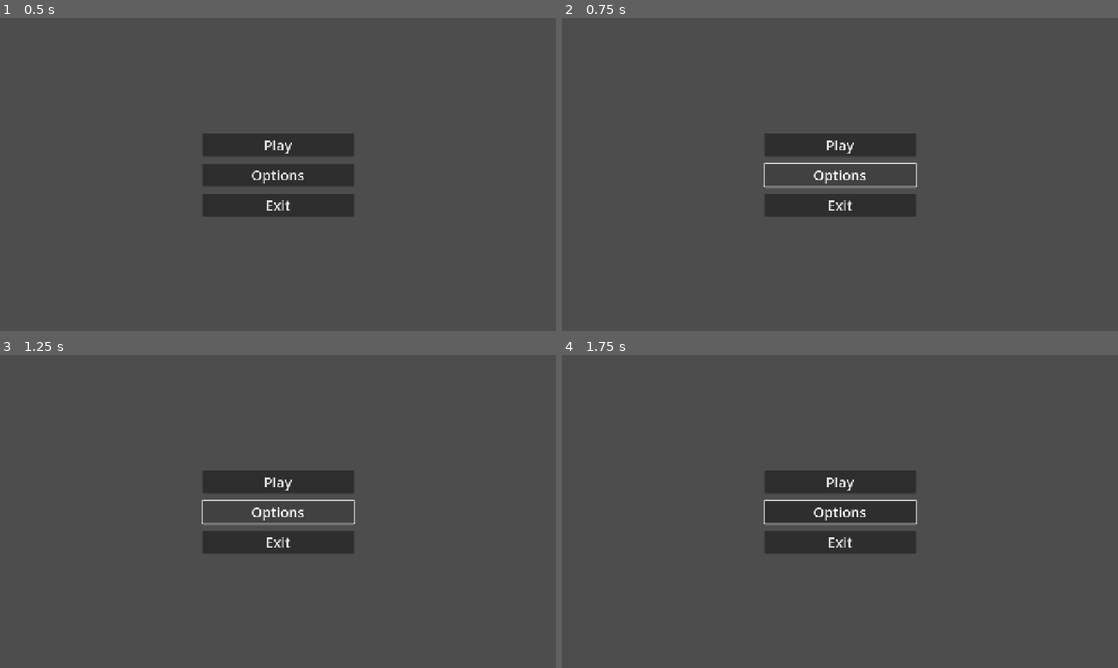
Above: before the commit, frames 1-4 (two rows, left to right).
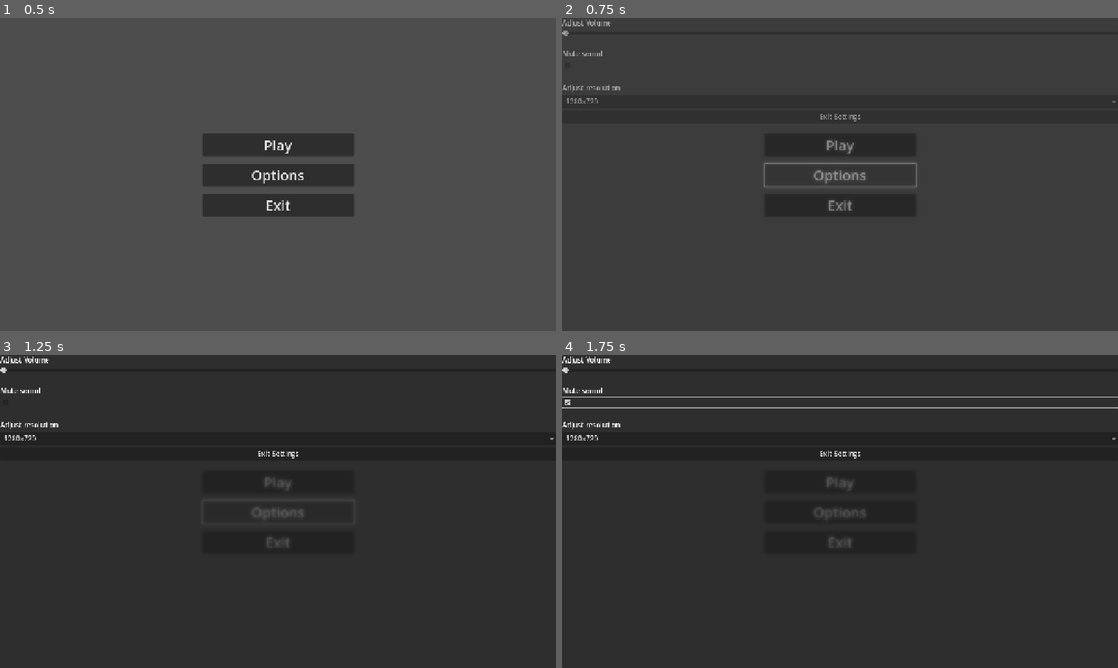
Above: after the commit, the same moments.

Repository: ToastedTeam/CaveGame
Game: Godot game, scene res://scenes/main_menu.tscn
The game is run twice, just before and just after one commit, with the same random seed, the same clock (stepped at 60 frames per second) and the same inputs. The engine's default icon, where the game draws it, is replaced by a stand-in: a white triangle on a blue panel in a dark square.
Inputs (mouse positions are in pixels of both pictures, inside the frame that each line leads up to):
- Up to frame 1 (0.5 s): no input
- Up to frame 2 (0.75 s): click "Options" at 0.5 s
- Up to frame 3 (1.25 s): no input
- Up to frame 4 (1.75 s): click (840, 401) at 1.27 s

Frame 1 is identical in both runs. In frame 2, 10% of the frame differs, in the area x 0-100%, y 0-62%; in frame 3, 94%; in frame 4, 94%, in the area x 0-100%, y 0-100%.

Commit message:
SCRUM 22 settings screen
The current settings screen appears/dissapears seemingly fine(ish), however the marked settings wont save and when the panel dissappears so do the settings

Diff:
--- a/main_menu.gd
+++ b/main_menu.gd
@@ -5,9 +5,12 @@
 	get_tree().paused=false;
 	get_tree().change_scene_to_file("res://scenes/main/main.tscn")
 
+@onready var settings_scene = preload("res://scenes/settings.tscn")  # Preload settings scene
+func _on_options_pressed() -> void:
+	if not get_node_or_null("settings"):  # Prevent multiple instances
+		var settings_instance = settings_scene.instantiate()
+		add_child(settings_instance)  # Adds it as a child
 
-func _on_options_pressed() -> void:
-	pass # Replace with function body.
 
 
 func _on_exit_pressed() -> void:
--- a/pause_menu.gd
+++ b/pause_menu.gd
@@ -16,10 +16,11 @@
 func _on_resume_pressed() -> void:
 	resume()
 
-
 func _on_main_menu_pressed() -> void:
 	get_tree().change_scene_to_file("res://scenes/main_menu.tscn")
 
-
+@onready var settings_scene = preload("res://scenes/settings.tscn")  # Preload settings scene
 func _on_settings_pressed() -> void:
-	pass # Replace with function body.
+	if not get_node_or_null("settings"):  # Prevent multiple instances
+		var settings_instance = settings_scene.instantiate()
+		add_child(settings_instance)  # Adds it as a child
--- /dev/null
+++ b/scenes/settings.gd
@@ -0,0 +1,33 @@
+extends Control
+
+func resume():
+	$AnimationPlayer.play_backwards("Blur")
+
+func pause():
+	$AnimationPlayer.play("Blur")
+
+func _ready():
+	pause()
+
+func _on_volume_value_changed(value: float) -> void:
+	AudioServer.set_bus_volume_db(0,value)
+
+func _on_mute_sound_toggled(toggled_on: bool) -> void:
+	AudioServer.set_bus_volume_db(0,toggled_on)
+
+func _on_resolutions_item_selected(index: int) -> void:
+	match index:
+		0:
+			DisplayServer.window_set_size(Vector2(1920,1080))
+		1:
+			DisplayServer.window_set_size(Vector2(1600,900))
+		2:
+			DisplayServer.window_set_size(Vector2(1280,720))
+
+func _unhandled_input(event: InputEvent) -> void:
+	if event.is_action_pressed("escape") and get_tree().paused and visible:
+		resume()
+
+func _on_exit_settings_pressed() -> void:
+		resume()
+		#queue_free()  # Removes this settings menu from the scene
--- /dev/null
+++ b/scenes/settings.tscn
@@ -0,0 +1,172 @@
+[gd_scene load_steps=7 format=3 uid="uid://bxnqjli45gx2e"]
+
+[ext_resource type="Script" uid="uid://dmf1mpipau60a" path="res://scenes/settings.gd" id="1_5p8wc"]
+[ext_resource type="Shader" uid="uid://bus8qxo8npi86" path="res://shaders/blur.gdshader" id="2_r6d6q"]
+
+[sub_resource type="ShaderMaterial" id="ShaderMaterial_6wm04"]
+shader = ExtResource("2_r6d6q")
+shader_parameter/lod = 0.0
+
+[sub_resource type="Animation" id="Animation_7l7mv"]
+resource_name = "Blur"
+length = 0.3
+tracks/0/type = "value"
+tracks/0/imported = false
+tracks/0/enabled = true
+tracks/0/path = NodePath("ColorRect:material:shader_parameter/lod")
+tracks/0/interp = 1
+tracks/0/loop_wrap = true
+tracks/0/keys = {
+"times": PackedFloat32Array(0, 0.3),
+"transitions": PackedFloat32Array(1, 1),
+"update": 0,
+"values": [0.0, 0.821]
+}
+tracks/1/type = "value"
+tracks/1/imported = false
+tracks/1/enabled = true
+tracks/1/path = NodePath("PanelContainer:modulate")
+tracks/1/interp = 1
+tracks/1/loop_wrap = true
+tracks/1/keys = {
+"times": PackedFloat32Array(0, 0.3),
+"transitions": PackedFloat32Array(1, 1),
+"update": 0,
+"values": [Color(1, 1, 1, 0), Color(1, 1, 1, 1)]
+}
+tracks/2/type = "value"
+tracks/2/imported = false
+tracks/2/enabled = true
+tracks/2/path = NodePath(".:visible")
+tracks/2/interp = 1
+tracks/2/loop_wrap = true
+tracks/2/keys = {
+"times": PackedFloat32Array(0, 0.012, 0.3),
+"transitions": PackedFloat32Array(1, 1, 1),
+"update": 1,
+"values": [false, true, true]
+}
+
+[sub_resource type="Animation" id="Animation_v4r4p"]
+length = 0.001
+tracks/0/type = "value"
+tracks/0/imported = false
+tracks/0/enabled = true
+tracks/0/path = NodePath("ColorRect:material:shader_parameter/lod")
+tracks/0/interp = 1
+tracks/0/loop_wrap = true
+tracks/0/keys = {
+"times": PackedFloat32Array(0),
+"transitions": PackedFloat32Array(1),
+"update": 0,
+"values": [0.0]
+}
+tracks/1/type = "value"
+tracks/1/imported = false
+tracks/1/enabled = true
+tracks/1/path = NodePath("PanelContainer:modulate")
+tracks/1/interp = 1
+tracks/1/loop_wrap = true
+tracks/1/keys = {
+"times": PackedFloat32Array(0),
+"transitions": PackedFloat32Array(1),
+"update": 0,
+"values": [Color(1, 1, 1, 0)]
+}
+tracks/2/type = "value"
+tracks/2/imported = false
+tracks/2/enabled = true
+tracks/2/path = NodePath(".:visible")
+tracks/2/interp = 1
+tracks/2/loop_wrap = true
+tracks/2/keys = {
+"times": PackedFloat32Array(0),
+"transitions": PackedFloat32Array(1),
+"update": 1,
+"values": [false]
+}
+
+[sub_resource type="AnimationLibrary" id="AnimationLibrary_1s2dm"]
+_data = {
+&"Blur": SubResource("Animation_7l7mv"),
+&"RESET": SubResource("Animation_v4r4p")
+}
+
+[node name="Settings" type="Control"]
+process_mode = 3
+visible = false
+layout_mode = 3
+anchors_preset = 15
+anchor_right = 1.0
+anchor_bottom = 1.0
+grow_horizontal = 2
+grow_vertical = 2
+script = ExtResource("1_5p8wc")
+
+[node name="ColorRect" type="ColorRect" parent="."]
+material = SubResource("ShaderMaterial_6wm04")
+layout_mode = 1
+anchors_preset = 15
+anchor_right = 1.0
+anchor_bottom = 1.0
+grow_horizontal = 2
+grow_vertical = 2
+
+[node name="PanelContainer" type="PanelContainer" parent="."]
+modulate = Color(1, 1, 1, 0)
+layout_mode = 1
+anchors_preset = 15
+anchor_right = 1.0
+anchor_bottom = 1.0
+grow_horizontal = 2
+grow_vertical = 2
+
+[node name="VBoxContainer" type="VBoxContainer" parent="PanelContainer"]
+custom_minimum_size = Vector2(100, 0)
+layout_mode = 2
+
+[node name="Volume2" type="Label" parent="PanelContainer/VBoxContainer"]
+layout_mode = 2
+text = "Adjust Volume"
+
+[node name="Volume" type="HSlider" parent="PanelContainer/VBoxContainer"]
+layout_mode = 2
+
+[node name="Volume3" type="Label" parent="PanelContainer/VBoxContainer"]
+layout_mode = 2
+text = "
+Mute sound"
+
+[node name="Mute sound" type="CheckBox" parent="PanelContainer/VBoxContainer"]
+layout_mode = 2
+
+[node name="Volume4" type="Label" parent="PanelContainer/VBoxContainer"]
+layout_mode = 2
+text = "
+Adjust resolution"
+
+[node name="Resolutions" type="OptionButton" parent="PanelContainer/VBoxContainer"]
+process_mode = 3
+layout_mode = 2
+selected = 2
+item_count = 3
+popup/item_0/text = "1920x1080"
+popup/item_0/id = 0
+popup/item_1/text = "1600x900"
+popup/item_1/id = 1
+popup/item_2/text = "1280x720"
+popup/item_2/id = 3
+
+[node name="exit settings" type="Button" parent="PanelContainer/VBoxContainer"]
+layout_mode = 2
+text = "Exit Settings"
+
+[node name="AnimationPlayer" type="AnimationPlayer" parent="."]
+libraries = {
+&"": SubResource("AnimationLibrary_1s2dm")
+}
+
+[connection signal="value_changed" from="PanelContainer/VBoxContainer/Volume" to="." method="_on_volume_value_changed"]
+[connection signal="toggled" from="PanelContainer/VBoxContainer/Mute sound" to="." method="_on_mute_sound_toggled"]
+[connection signal="item_selected" from="PanelContainer/VBoxContainer/Resolutions" to="." method="_on_resolutions_item_selected"]
+[connection signal="pressed" from="PanelContainer/VBoxContainer/exit settings" to="." method="_on_exit_settings_pressed"]
Not shown, added: scenes/settings.gd.uid
